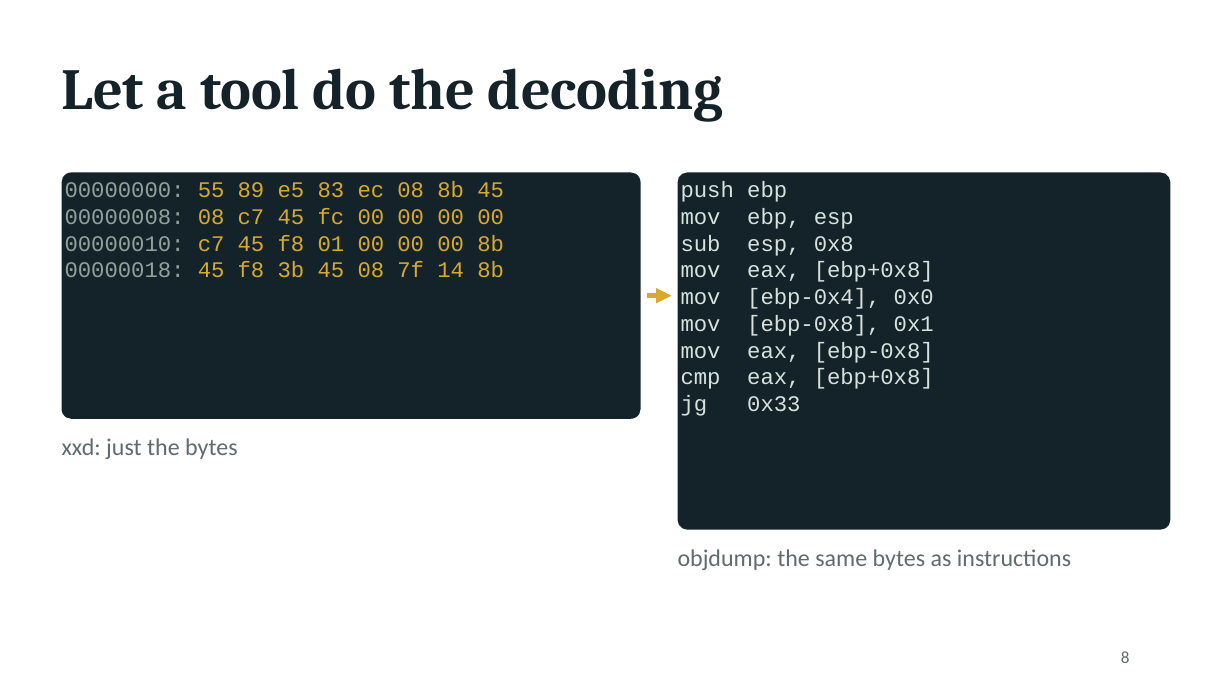
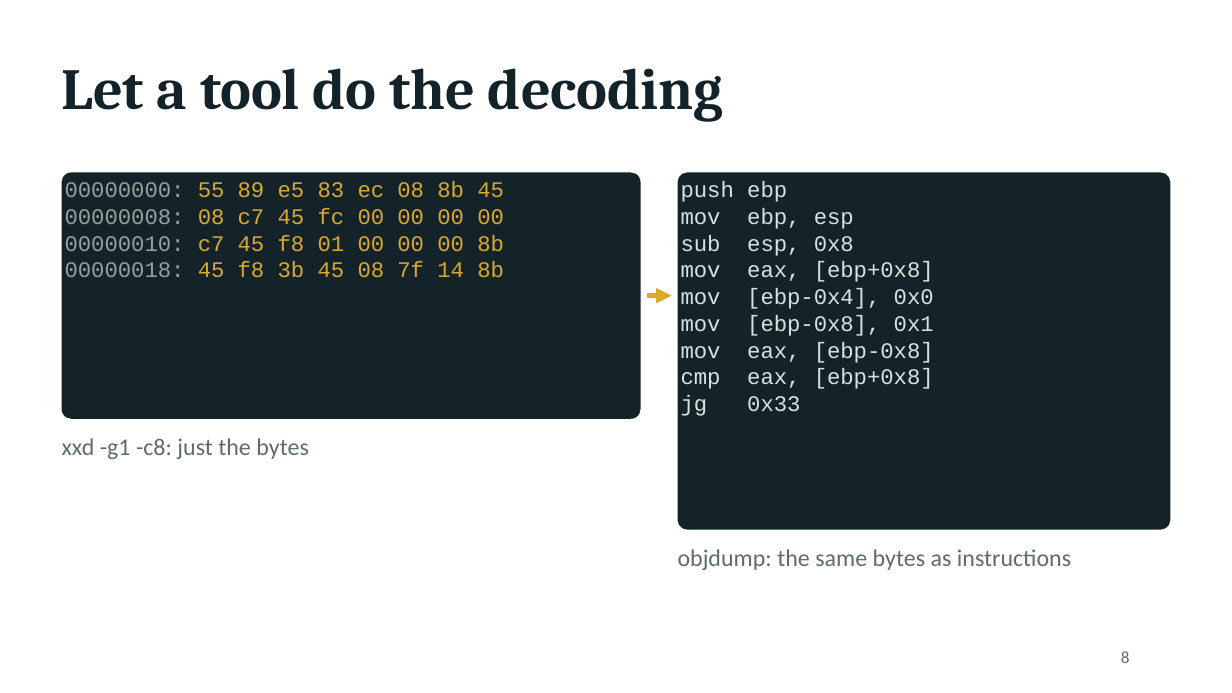
Before and after one commit to kelmer44/tesoro-stuff, a slide deck: slide 8 of prez/tesoro_talk.pptx. Drawn at 1232x693 pixels with LibreOffice and Linux fonts; fonts in the diff are those of the drawing. Boxes give left, top, right and bottom in pixels: in the first picture for what was removed or moved away, otherwise in the second. Text is boxed around its words. In the diff, an @@ line names an element or a change of style, - is before the commit and + after.

```diff
--- a/prez/tesoro_talk.pptx
+++ b/prez/tesoro_talk.pptx
@@ text at (62, 438, 309, 459): text changed @@
-xxd: just the bytes
+xxd -g1 -c8: just the bytes
```
Also in this commit, not shown: 2 other slides changed, 13 other files.
